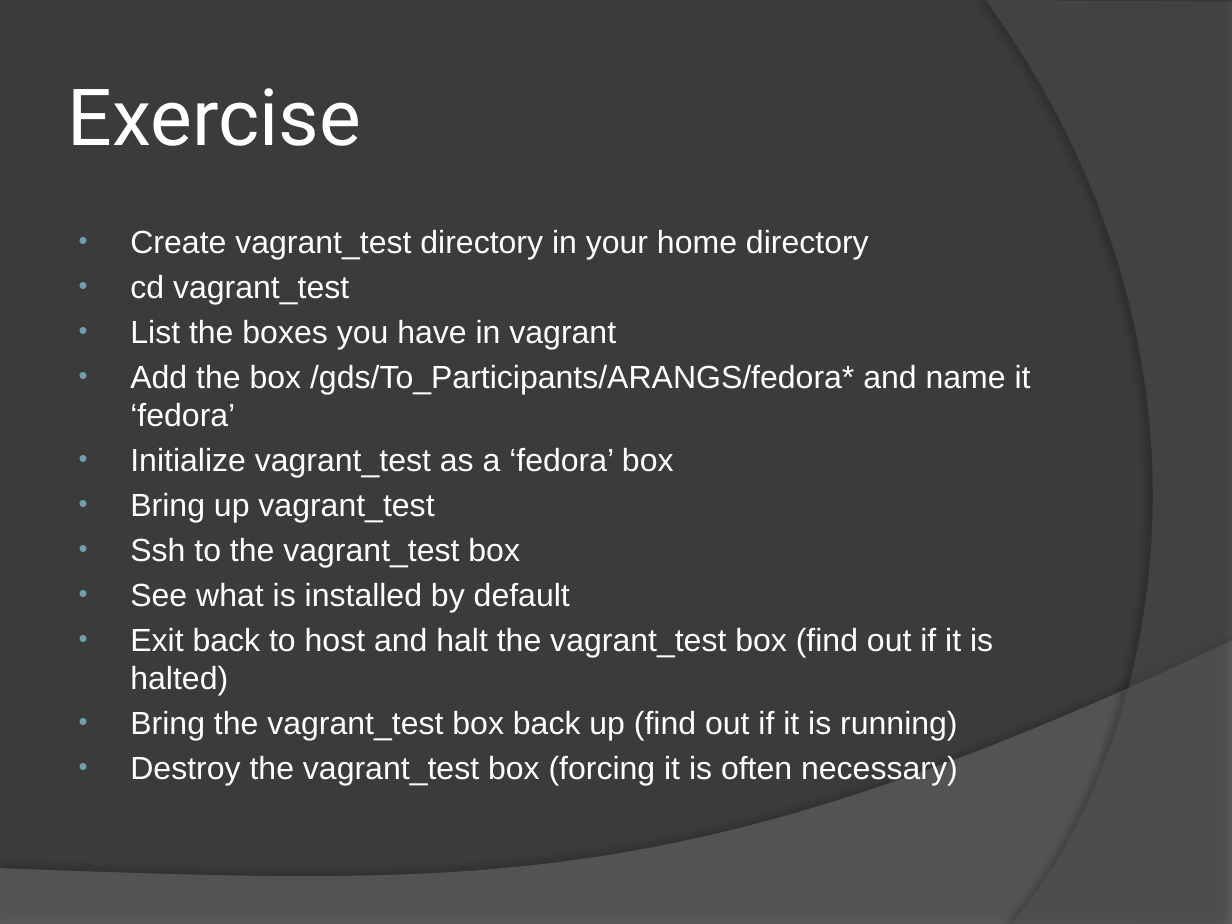
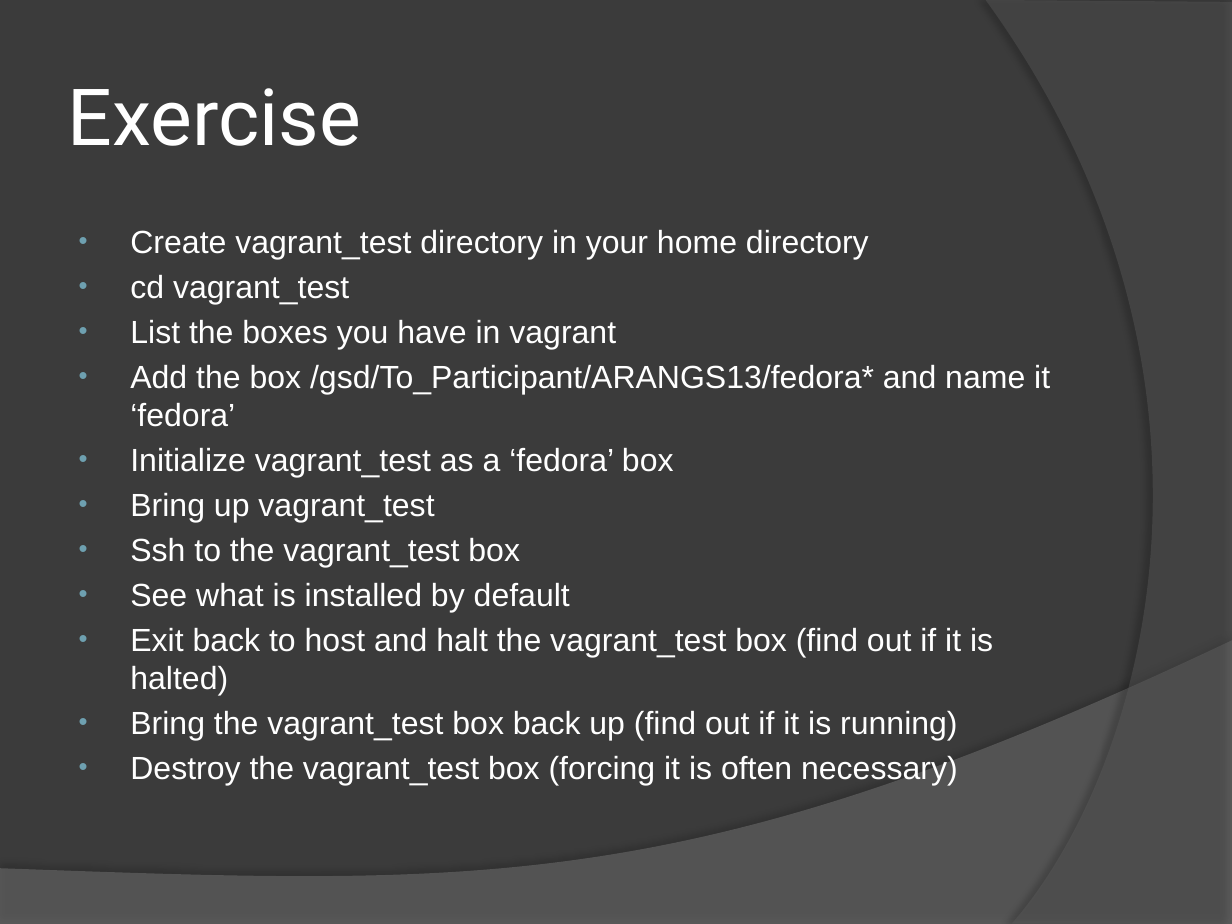
Before and after one commit to naturalis/arangs, a slide deck: slide 15 of doc/slides/day1/session3/VirtualizationConfigurationMgmt.pptx. Drawn at 1232x924 pixels with LibreOffice and Linux fonts; fonts in the diff are those of the drawing. Boxes give left, top, right and bottom in pixels: in the first picture for what was removed or moved away, otherwise in the second. Text is boxed around its words. In the diff, an @@ line names an element or a change of style, - is before the commit and + after.

Commit message:
stupid path mistakes

```diff
--- a/doc/slides/day1/session3/VirtualizationConfigurationMgmt.pptx
+++ b/doc/slides/day1/session3/VirtualizationConfigurationMgmt.pptx
@@ text at [130, 365, 1050, 427]: text changed @@
-• Add the box /gds/To_Participants/ARANGS/fedora* and name it ‘fedora’
+• Add the box /gsd/To_Participant/ARANGS13/fedora* and name it ‘fedora’
```
